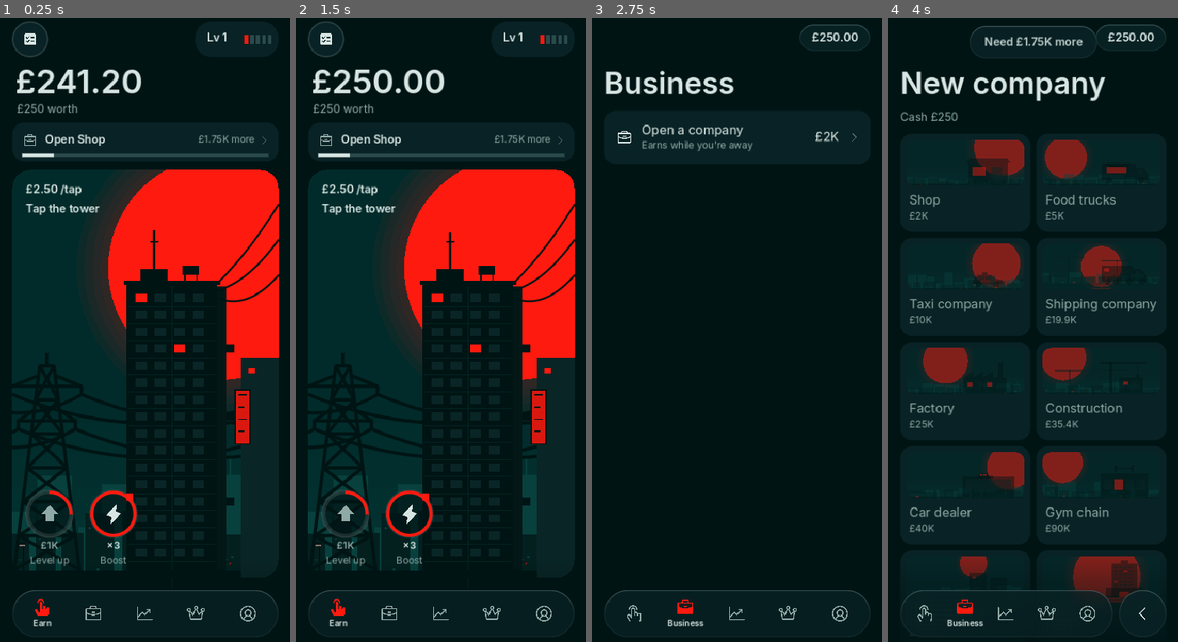
Above: before the commit, frames 1-4 (left to right).
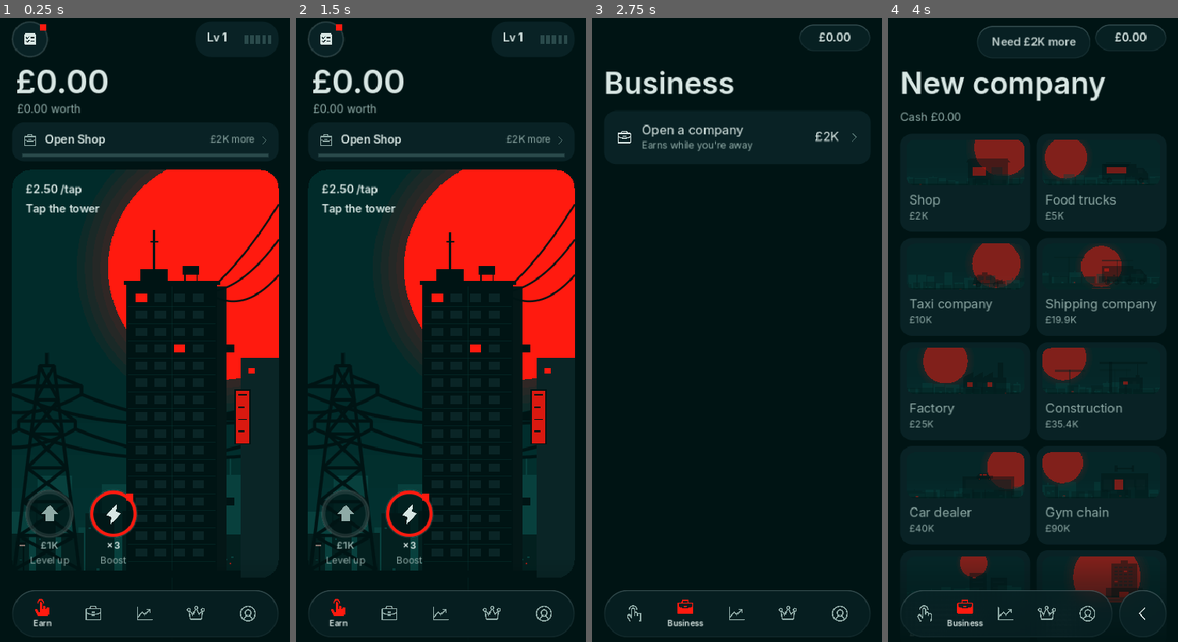
Above: after the commit, the same moments.

Repository: ytjustjosh17-cpu/MCG
Game: Godot game, scene res://scenes/main.tscn
The game is run twice, just before and just after one commit, with the same random seed, the same clock (stepped at 60 frames per second) and the same inputs.
Inputs (mouse positions are in pixels of both pictures, inside the frame that each line leads up to):
- Up to frame 1 (0.25 s): no input
- Up to frame 2 (1.5 s): click (325, 36) at 0.5 s; click "Tap 400 times" at 1.25 s
- Up to frame 3 (2.75 s): click "Open Shop" at 2 s
- Up to frame 4 (4 s): click (1033, 136) at 2.75 s; click "Shop" at 3.5 s

The runs differ from the first frame. In frame 1, 1.2% of the frame differs, in the area x 7-86%, y 1-80%; in frame 2, 1.3%; in frame 3, 0.1%; in frame 4, 0.6%.

Commit message:
Rewards wait for a Claim tap (save v12)
Owner: auto-paid rewards didn't feel earned.
- Goals, the daily gift and achievements go into a 'To claim' list (amount
  fixed when earned) instead of paying straight away.
- ClaimList card on Goals and Achievements: Claim per reward, Claim all at
  the top, confetti and fanfare. Daily gift pop-up has Claim / Later.
- Red dots on the Goals button and Profile tab while something waits.
- Robot claims before spending. Seeds 7/99: 25% day 10.5/9.5, 50% day
  19.3/19.5, 90% day 38.5/37.5. Tests: waits, pays once, fixed amount.

Co-Authored-By: Claude Opus 5.5 <noreply@anthropic.com>
Claude-Session: https://claude.ai/code/session_01G43aEuqkjUy83khniNYyKE

Diff:
--- a/game/scripts/achievements_page.gd
+++ b/game/scripts/achievements_page.gd
@@ -38,6 +38,7 @@
 			_sig = ""
 			refresh()))
 	Kit.press_fx(_pill)
+	body.add_child(ClaimList.new(["ach"]))   # earned achievements wait here for a tap
 	body.add_child(_pill)
 	_bonus = UI.label("", 15, UI.SUB)
 	body.add_child(_bonus)
--- /dev/null
+++ b/game/scripts/claim_list.gd
@@ -0,0 +1,121 @@
+class_name ClaimList
+extends VBoxContainer
+## "To claim": rewards you've earned (goals, the daily gift, achievements)
+## waiting for a tap. Each has its own Claim button; Claim all when there are
+## several. Hidden when nothing is waiting.
+
+var kinds: Array = []
+var _sig := "-"
+var _card: VBoxContainer
+var _title: Label
+
+
+func _init(k: Array = []) -> void:
+	kinds = k
+	add_theme_constant_override("separation", 8)
+	visible = false
+
+
+func _ready() -> void:
+	_title = UI.label("", 17, UI.TEXT, true)
+	add_child(_title)
+	var pc := PanelContainer.new()
+	pc.add_theme_stylebox_override("panel", UI.box(UI.PANEL, 16))
+	add_child(pc)
+	_card = VBoxContainer.new()
+	_card.add_theme_constant_override("separation", 0)
+	pc.add_child(_card)
+	Game.changed.connect(refresh)
+	refresh()
+
+
+func _mine() -> Array:
+	var out: Array = []
+	for r in Game.rewards:
+		if kinds.is_empty() or kinds.has(String(r.get("kind", ""))):
+			out.append(r)
+	return out
+
+
+func refresh() -> void:
+	if _card == null:
+		return
+	var list := _mine()
+	var sig := ""
+	for r in list:
+		sig += String(r["key"]) + ","
+	if sig == _sig:
+		return
+	_sig = sig
+	visible = not list.is_empty()
+	for ch in _card.get_children():
+		ch.queue_free()
+	if list.is_empty():
+		return
+	var total := 0.0
+	for r in list:
+		total += float(r.get("amount", 0.0))
+	_title.text = "To claim · %s" % Game.money_short(total)
+	if list.size() > 1:
+		# Claim all first, so a long list never pushes it out of reach.
+		var top := MarginContainer.new()
+		for side in ["left", "right", "top", "bottom"]:
+			top.add_theme_constant_override("margin_" + side, 12)
+		var all := UI.pill("Claim all · " + Game.money_short(total), UI.TEXT, UI.INK, 17, 24)
+		all.custom_minimum_size = Vector2(0, 48)
+		all.pressed.connect(func():
+			var got := 0.0
+			for r in _mine():
+				got += Game.claim(String(r["key"]))
+			_celebrate(got))
+		Kit.press_fx(all)
+		top.add_child(all)
+		_card.add_child(top)
+	for i in range(list.size()):
+		if i > 0:
+			var sep := ColorRect.new()
+			sep.color = UI.RAISED
+			sep.custom_minimum_size = Vector2(0, 1)
+			_card.add_child(sep)
+		_card.add_child(_row(list[i]))
+
+
+func _row(r: Dictionary) -> Control:
+	var m := MarginContainer.new()
+	m.add_theme_constant_override("margin_left", 16)
+	m.add_theme_constant_override("margin_right", 12)
+	m.custom_minimum_size = Vector2(0, 64)
+	var h := HBoxContainer.new()
+	h.add_theme_constant_override("separation", 10)
+	m.add_child(h)
+	var kind := String(r.get("kind", ""))
+	var ic := Icon.new({"ach": "trophy", "goal": "goal", "streak": "star"}.get(kind, "star"), UI.TEXT, 22.0)
+	ic.set_style(UI.TEXT, true)
+	ic.size_flags_vertical = Control.SIZE_SHRINK_CENTER
+	h.add_child(ic)
+	var l := UI.label(String(r.get("title", "")), 15, UI.TEXT)
+	l.size_flags_horizontal = Control.SIZE_EXPAND_FILL
+	l.size_flags_vertical = Control.SIZE_SHRINK_CENTER
+	l.clip_text = true
+	l.text_overrun_behavior = TextServer.OVERRUN_TRIM_ELLIPSIS
+	h.add_child(l)
+	var b := UI.pill("Claim " + Game.money_short(float(r.get("amount", 0.0))), UI.TEXT, UI.INK, 15, 20)
+	b.custom_minimum_size = Vector2(0, 48)
+	b.size_flags_vertical = Control.SIZE_SHRINK_CENTER
+	var key := String(r["key"])
+	b.pressed.connect(func(): _celebrate(Game.claim(key)))
+	Kit.press_fx(b)
+	h.add_child(b)
+	return m
+
+
+func _celebrate(v: float) -> void:
+	if v <= 0.0:
+		return
+	Kit.haptic("success")
+	Kit.sound("fanfare")
+	Kit.toast("+" + Game.money_short(v), true)
+	if not Motion.reduced():
+		var c := Confetti.new(global_position - get_viewport_rect().position + Vector2(size.x * 0.5, 40), 60)
+		get_tree().root.get_node("Kit").add_child(c)
+	Game.flush_changes()
--- a/game/scripts/earn_page.gd
+++ b/game/scripts/earn_page.gd
@@ -158,7 +158,7 @@
 	var maxed := Game.level >= Data.MAX_LEVEL
 	var can := Game.can_level_up()
 	_level_btn.set_state(UI.TEXT if can else UI.SUB, prog if not maxed else 1.0, can, "MAX" if maxed else Game.money_short(Game.level_cost()))
-	_tasks.set_state(UI.TEXT, -1.0, Game.goals_open() > 0 and Game.taps > 0)
+	_tasks.set_state(UI.TEXT, -1.0, (Game.goals_open() > 0 and Game.taps > 0) or Game.unclaimed("goal") + Game.unclaimed("streak") > 0)
 	_tick()
 
 
--- a/game/scripts/game_state.gd
+++ b/game/scripts/game_state.gd
@@ -16,7 +16,7 @@
 const SAVE_PATH := "user://save.json"
 const SAVE_TMP := "user://save.json.tmp"
 const SAVE_BAK := "user://save.json.bak"
-const SAVE_VERSION := 11
+const SAVE_VERSION := 12
 const CHANGE_EVERY_S := 0.1
 const BOOST_MULT := 3.0
 const BOOST_LEN_S := 60.0
@@ -62,6 +62,7 @@
 var miners := {"n": 0, "hash": 0.0}   # all your miners and the cash paid for them (v10)
 var mine_target := ""  # the one coin every miner digs up (v10); change it any time
 var upgrades := {}     # head office upgrades bought: id -> true (v11)
+var rewards: Array = []  # earned but not yet claimed: {key, kind, title, amount} (v12)
 var mine_eff := {}     # coin -> mining speed from news, 1.0 = normal (v9)
 var achieved := {}     # id -> true
 var counters := {}     # name -> number
@@ -1766,7 +1767,7 @@
 			got = true
 			GameLog.info("game", "Achievement: %s" % a["title"])
 			var reward := maxf(500.0, income_per_hour * 1.0)
-			_earn(reward)
+			add_reward("ach:" + String(a["id"]), "ach", String(a["title"]), reward)   # waits for a tap
 			achievement.emit(a["title"], reward)
 	if got:
 		recalc()  # each achievement adds a little to all income
@@ -1796,7 +1797,7 @@
 	streak_lost = old if (streak == 1 and old >= 2) else 0
 	streak_day = today
 	var gift := maxf(250.0, income_per_hour * 0.15 * float(mini(streak, 7)))
-	_pay(gift)
+	add_reward("streak:%d" % today, "streak", "Day %d in a row" % streak, gift)   # waits for a tap
 	streak_unseen = [streak, gift]
 	streak_gift.emit(streak, gift)
 
@@ -1847,7 +1848,9 @@
 			if float(t["progress"]) >= float(t["goal"]):
 				t["done"] = true
 				var r := daily_reward() if scope == "daily" else weekly_reward()
-				_pay(r)
+				var period := int(book.get("day", book.get("week", 0)))
+				t["key"] = "goal:%s:%d:%s" % [scope, period, String(t["id"])]
+				add_reward(String(t["key"]), "goal", String(t["text"]), r)   # waits for a tap
 				_bump("goals_done")
 				goal_done.emit(scope, String(t["text"]), r)
 
@@ -1904,6 +1907,63 @@
 
 func week_left() -> float:
 	return float(_week() + 1) * 7.0 * 86400.0 - 3.0 * 86400.0 - _local_now()
+
+
+# ---- rewards you claim with a tap -----------------------------------------
+
+func add_reward(key: String, kind: String, title: String, amount: float) -> void:
+	if not reward_for(key).is_empty():
+		return
+	rewards.append({"key": key, "kind": kind, "title": title, "amount": amount})
+	_mark()
+
+
+func reward_for(key: String) -> Dictionary:
+	for r in rewards:
+		if String(r.get("key", "")) == key:
+			return r
+	return {}
+
+
+func claim(key: String) -> float:
+	## Pays a waiting reward. The amount was fixed when it was earned, so
+	## waiting to claim never pays more.
+	for i in range(rewards.size()):
+		var r: Dictionary = rewards[i]
+		if String(r.get("key", "")) == key:
+			rewards.remove_at(i)
+			var v := float(r.get("amount", 0.0))
+			if String(r.get("kind", "")) == "ach":
+				_earn(v)
+			else:
+				_pay(v)
+			GameLog.info("game", "Claimed %s (%s)" % [key, money(v)])
+			return v
+	return 0.0
+
+
+func claim_all(kind := "") -> float:
+	var total := 0.0
+	for r in rewards.duplicate():
+		if kind == "" or String(r.get("kind", "")) == kind:
+			total += claim(String(r["key"]))
+	return total
+
+
+func unclaimed(kind := "") -> int:
+	var n := 0
+	for r in rewards:
+		if kind == "" or String(r.get("kind", "")) == kind:
+			n += 1
+	return n
+
+
+func unclaimed_total(kind := "") -> float:
+	var v := 0.0
+	for r in rewards:
+		if kind == "" or String(r.get("kind", "")) == kind:
+			v += float(r.get("amount", 0.0))
+	return v
 
 
 func goals_open() -> int:
@@ -2162,7 +2222,7 @@
 		"ibost_until": ibost_until, "ibost_ready_at": ibost_ready_at,
 		"biz": biz, "shares": shares, "coins": coins, "prices": prices, "price_hist": price_hist,
 		"hist_q": hist_q, "hist_h": hist_h, "moods": moods, "coin_shift": coin_shift, "trends": trends, "fair_log": fair_log, "news": news,
-		"props": props, "items": items, "mergers": mergers, "synergies": synergies, "miners": miners, "mine_target": mine_target, "upgrades": upgrades, "mine_eff": mine_eff, "achieved": achieved, "home": home,
+		"props": props, "items": items, "mergers": mergers, "synergies": synergies, "miners": miners, "mine_target": mine_target, "upgrades": upgrades, "rewards": rewards, "mine_eff": mine_eff, "achieved": achieved, "home": home,
 		"counters": counters, "daily": daily, "weekly": weekly, "history": history,
 		"deal_wait": deal_wait, "payouts": payouts, "deal": deal,
 		"ui": ui, "streak": streak, "streak_day": streak_day,
@@ -2343,6 +2403,10 @@
 		# v11 adds head office upgrades (none bought yet).
 		d["upgrades"] = d.get("upgrades", {})
 		v = 11
+	if v < 12:
+		# v12: rewards wait to be claimed. Older ones were already paid.
+		d["rewards"] = d.get("rewards", [])
+		v = 12
 	d["version"] = v
 	return d
 
@@ -2433,6 +2497,7 @@
 	miners = {"n": 0, "hash": 0.0}
 	mine_target = ""
 	upgrades = {}
+	rewards = []
 	mine_eff = {}
 	achieved = {}
 	counters = {}
@@ -2496,6 +2561,7 @@
 	miners = d.get("miners", {"n": 0, "hash": 0.0})
 	mine_target = String(d.get("mine_target", ""))
 	upgrades = d.get("upgrades", {})
+	rewards = d.get("rewards", [])
 	if not mine_target.is_empty() and _coin(mine_target).is_empty():
 		mine_target = ""
 	mine_eff = d.get("mine_eff", {})
--- a/game/scripts/goals_page.gd
+++ b/game/scripts/goals_page.gd
@@ -16,6 +16,8 @@
 
 
 func build() -> void:
+	# Finished goals and the daily gift wait here for a tap.
+	body.add_child(ClaimList.new(["goal", "streak"]))
 	var d := _header()
 	_day_title = d[0]
 	_day_note = d[1]
--- a/game/scripts/main.gd
+++ b/game/scripts/main.gd
@@ -42,9 +42,9 @@
 	earn.open_tab.connect(show_page)
 	(_pages[1] as BusinessPage).deal_open.connect(open_waiting_deal)
 	Game.achievement.connect(func(title: String, reward: float):
-		Kit.toast("%s · +%s" % [title, Game.money_short(reward)], true))
+		Kit.toast("%s · claim %s in Profile" % [title, Game.money_short(reward)], true))
 	Game.goal_done.connect(func(scope: String, text: String, reward: float):
-		Kit.celebrate("Goal done" if scope == "daily" else "Week goal done", text, "+" + Game.money_short(reward)))
+		Kit.celebrate("Goal done" if scope == "daily" else "Week goal done", text + " · claim it in Goals", Game.money_short(reward)))
 	Game.rival_beaten.connect(func(i: int):
 		var r: Array = Data.RIVALS[i]
 		Kit.haptic("success")
@@ -417,7 +417,17 @@
 		if Game.streak_lost >= 2:
 			line = "Your %d day streak ended" % Game.streak_lost
 			Game.streak_lost = 0
-		Kit.celebrate(title, line, "+" + Game.money_short(st[1]))
+		# The gift waits for a tap on Claim (it also waits in Goals if closed).
+		Kit.sheet(title, line, [
+			{"text": "Claim " + Game.money_short(st[1]), "style": "primary", "call": func():
+				var got := Game.claim_all("streak")
+				if got > 0.0:
+					Kit.haptic("success")
+					Kit.sound("fanfare")
+					Kit.toast("+" + Game.money_short(got), true)
+					Game.flush_changes()},
+			{"text": "Later", "style": "plain"},
+		], true, UI.display("+" + Game.money_short(st[1]), 40))
 		return
 	if Game.deal.is_empty() or _deal_open or Kit.has_open():
 		return
@@ -451,4 +461,4 @@
 	var b: Array = Game.tab_badges()
 	for i in range(b.size()):
 		_nav.set_badge(i, b[i] and i != _current)
-	_nav.set_badge(4, Updater.has_update())
+	_nav.set_badge(4, Updater.has_update() or Game.unclaimed("ach") > 0)
--- a/game/scripts/profile_page.gd
+++ b/game/scripts/profile_page.gd
@@ -147,7 +147,8 @@
 		var r: Row = _rows[k]
 		r.value_l.text = Game.money_short(vals[k])
 	var na := Game.next_achievement()
-	_ach_row.set_texts("Achievements", ("Next: %s · %d%%" % [na["title"], int(float(na["progress"]) * 100.0)]) if not na.is_empty() else "All done", "%d/%d" % [Game.achieved.size(), Game.achievements().size()])
+	var waiting := Game.unclaimed("ach")
+	_ach_row.set_texts("Achievements", ("%d to claim" % waiting) if waiting > 0 else (("Next: %s · %d%%" % [na["title"], int(float(na["progress"]) * 100.0)]) if not na.is_empty() else "All done"), "%d/%d" % [Game.achieved.size(), Game.achievements().size()])
 	_rival_row.set_texts("Rivals", "", "%d/%d" % [Game.rivals_beaten(), Data.RIVALS.size()])
 
 
--- a/game/tests/pacing_sim.gd
+++ b/game/tests/pacing_sim.gd
@@ -95,7 +95,10 @@
 	for i in taps:
 		g.tap()
 	g.ibost_ready() and g.start_ibost()
+	g._check_achievements()
+	g.claim_all()   # claims every waiting reward before spending, like a player would
 	_spend()
+	g.claim_all()
 	g._check_achievements()
 	g.daily_tasks()
 
--- a/game/tests/smoke_test.gd
+++ b/game/tests/smoke_test.gd
@@ -661,6 +661,26 @@
 	_check(game.restore_code(gcode), "it works on a new phone (no record of that game)")
 	game.restore_guard = false
 	game.reset_game()
+	# Rewards wait for a tap: achievements and goals add to the list, claiming
+	# pays exactly once, and the amount doesn't grow while it waits.
+	game.reset_game()
+	game.cash = 0.0
+	game.tap_cap = false
+	for k in 120:
+		game.tap()
+	game._check_achievements()
+	var waiting: int = game.unclaimed("ach")
+	var c_before: float = game.cash
+	_check(waiting >= 1 and game.reward_for("ach:taps_100").size() > 0, "a finished achievement waits to be claimed (%d waiting)" % waiting)
+	var amt: float = float(game.reward_for("ach:taps_100")["amount"])
+	game.income_per_hour = 1.0e9   # richer later: the reward must not grow
+	var got: float = game.claim("ach:taps_100")
+	_check(absf(got - amt) < 0.01 and absf(game.cash - c_before - amt) < 0.01, "claiming pays the amount fixed when it was earned")
+	_check(game.claim("ach:taps_100") == 0.0, "a reward can only be claimed once")
+	game.recalc()
+	game.claim_all()
+	_check(game.unclaimed() == 0, "Claim all clears the list")
+	game.reset_game()
 	# Head office upgrades: each works once and changes its rule.
 	game.reset_game()
 	game.cash = 1.0e13
Not shown, added: game/scripts/claim_list.gd.uid
Not shown, changed: CHANGELOG.md
Not shown, changed: docs/ARCHITECTURE.md
Not shown, changed: docs/BALANCE.md
Not shown, changed: docs/DESIGN.md
